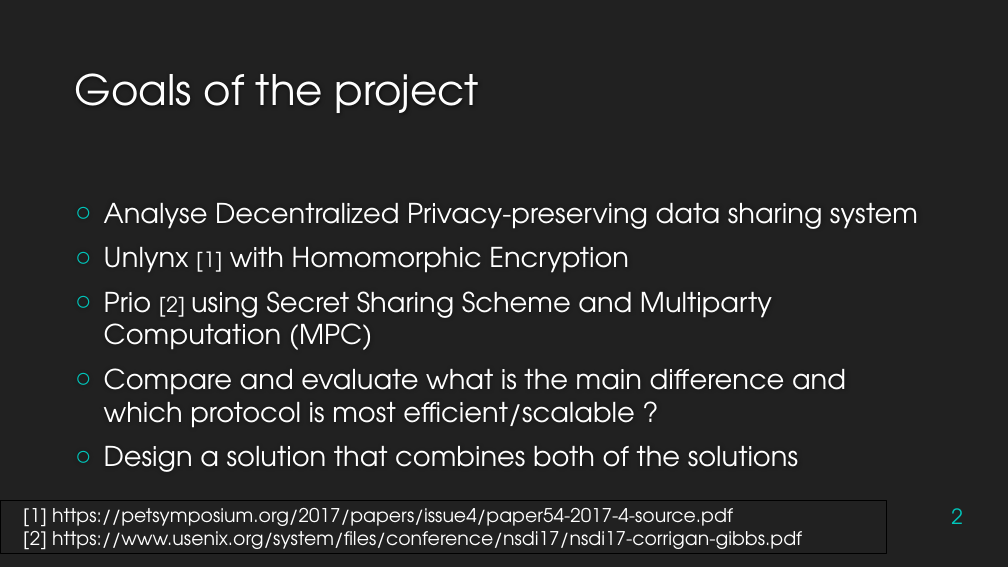
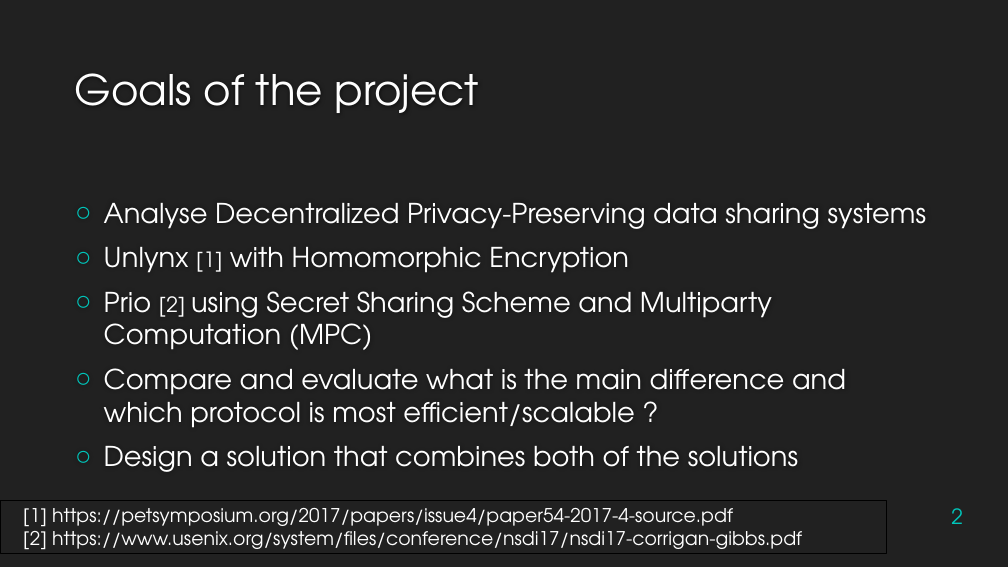
Before and after one commit to maxpr/MasterProjectDocuments, a slide deck: slide 2 of doc/Présentation.pptx. Drawn at 1008x567 pixels with LibreOffice and Linux fonts; fonts in the diff are those of the drawing; background and template pictures are left out. Boxes give left, top, right and bottom in pixels: in the first picture for what was removed or moved away, otherwise in the second. Text is boxed around its words. In the diff, an @@ line names an element or a change of style, - is before the commit and + after.

```diff
--- a/doc/Présentation.pptx
+++ b/doc/Présentation.pptx
@@ text at bbox=[104, 203, 927, 229]: text changed @@
-○ Analyse Decentralized Privacy-preserving data sharing system
+○ Analyse Decentralized Privacy-Preserving data sharing systems
```
Also in this commit, not shown: 4 other slides changed, 13 other files.
